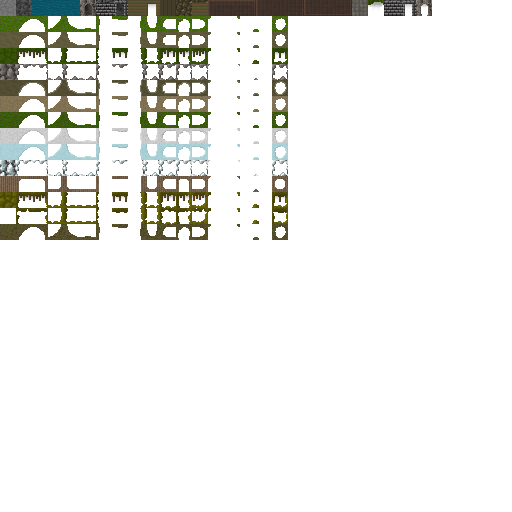
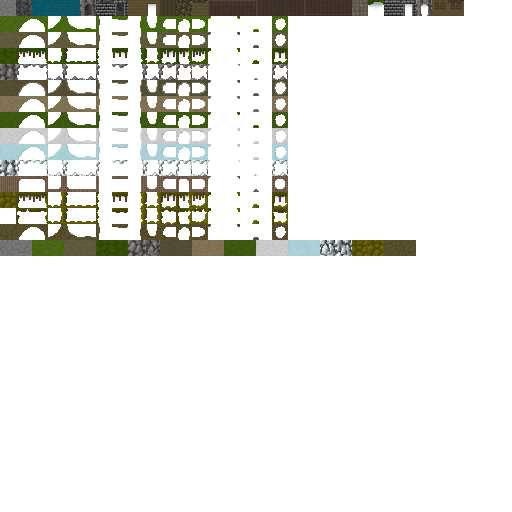
Revision of a layered 512×512 image; what changed, layer by layer:
painted on "foreground" over [0, 0, 464, 256]
